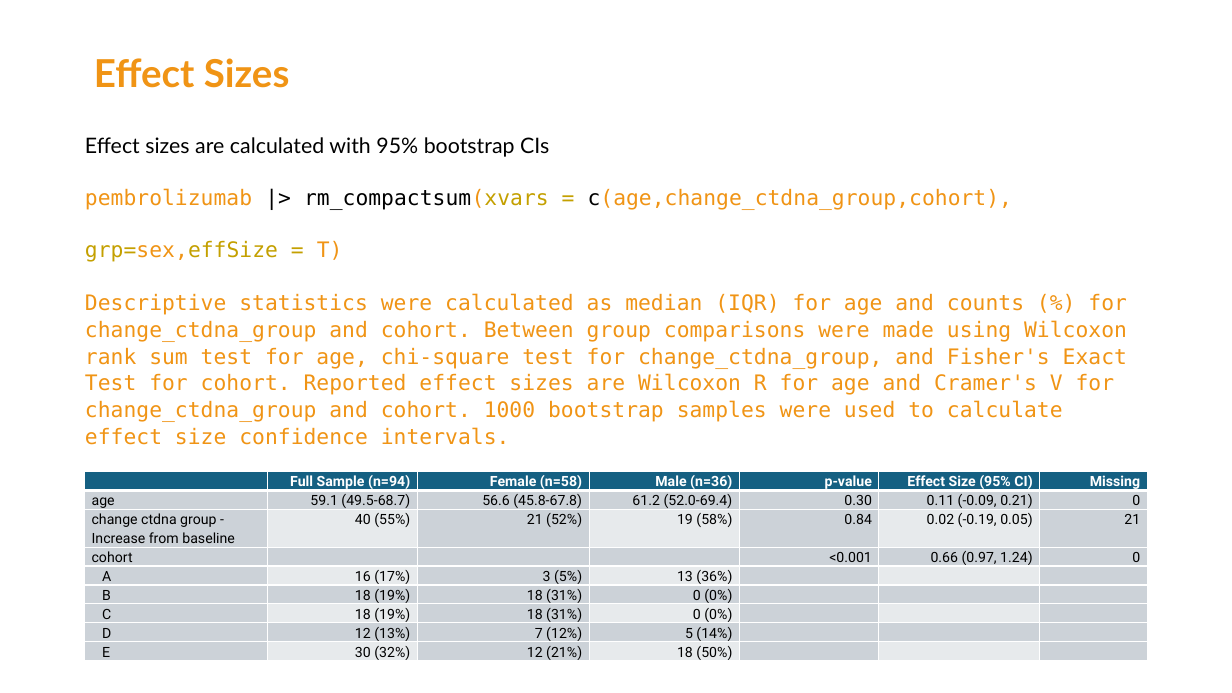
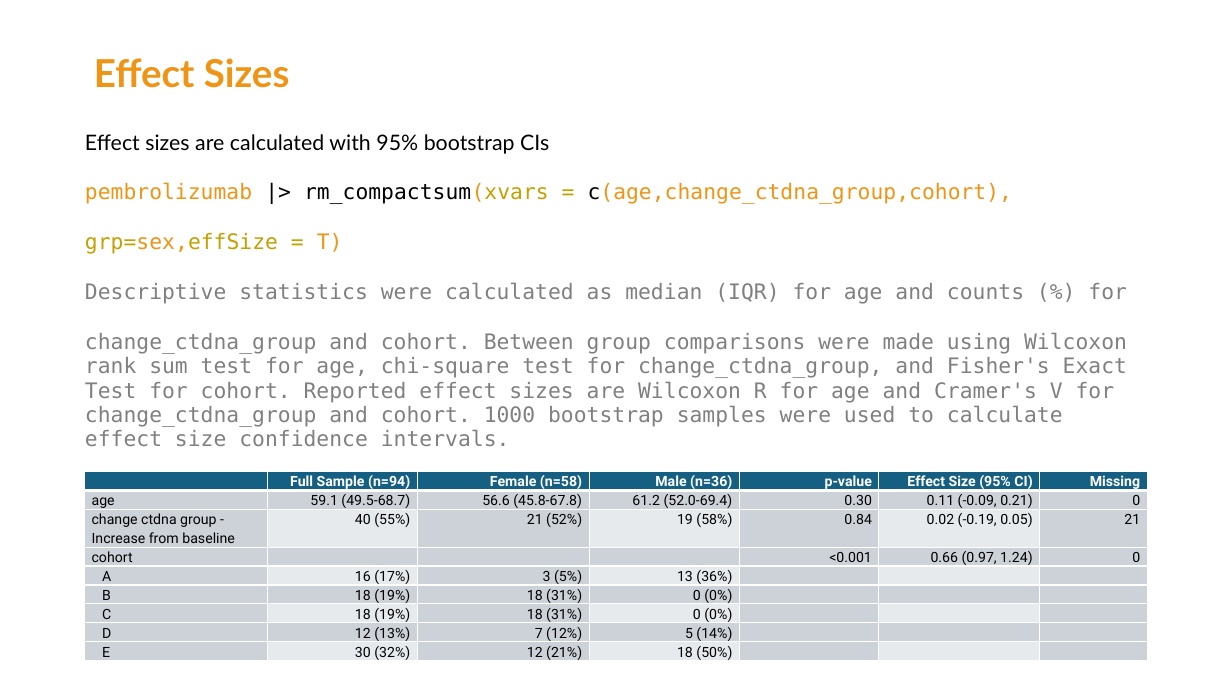
Before and after one commit to biostatsPMH/Intro_To_Gemini, a slide deck: slide 19 of KT_Gemini.pptx. Drawn at 1232x693 pixels with LibreOffice and Linux fonts; fonts in the diff are those of the drawing. Boxes give left, top, right and bottom in pixels: in the first picture for what was removed or moved away, otherwise in the second. Text is boxed around its words. In the diff, an @@ line names an element or a change of style, - is before the commit and + after.

```diff
--- a/KT_Gemini.pptx
+++ b/KT_Gemini.pptx
@@ text at box(85, 134, 1013, 254): line spacing 1.05 to 0.95 @@
@@ text at box(85, 283, 1127, 446): text changed; text colour #F09415 to #808080 @@
-Descriptive statistics were calculated as median (IQR) for age and counts (%) for change_ctdna_group and cohort. Between group comparisons were made using Wilcoxon rank sum test for age, chi-square test for change_ctdna_group, and Fisher's Exact Test for cohort. Reported effect sizes are Wilcoxon R for age and Cramer's V for change_ctdna_group and cohort. 1000 bootstrap samples were used to calculate effect size confidence intervals.
+Descriptive statistics were calculated as median (IQR) for age and counts (%) for
+change_ctdna_group and cohort. Between group comparisons were made using Wilcoxon rank sum test for age, chi-square test for change_ctdna_group, and Fisher's Exact Test for cohort. Reported effect sizes are Wilcoxon R for age and Cramer's V for change_ctdna_group and cohort. 1000 bootstrap samples were used to calculate effect size confidence intervals.
```
Also in this commit, not shown: 1 other slide changed, 1 slide added.
